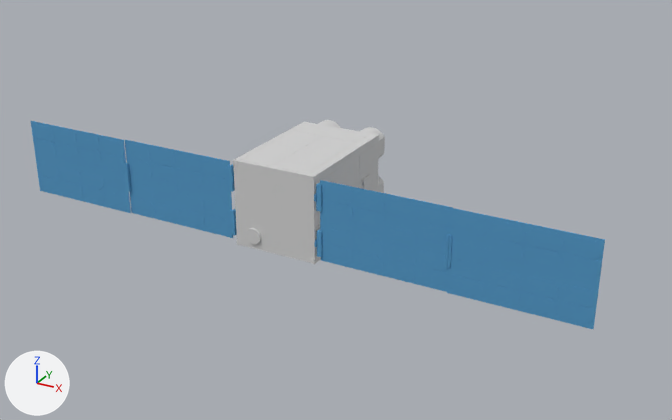
The glTF model public/models/12UV1.gltf as it was, and as the next commit left it.
Camera for both pictures: a 50 mm camera at (1.13, -2.081, 0.912) aimed at (0.061, -0.139, -0.059). The axes (+X, +Y, +Z) are drawn at lower left. The lights are the same throughout. The first picture is the older version. Where no turn or scale is listed for an object, it has been applied to the vertices.

Objects in the first picture: 'Part1', 'Part1.001', 'Part1.002'.
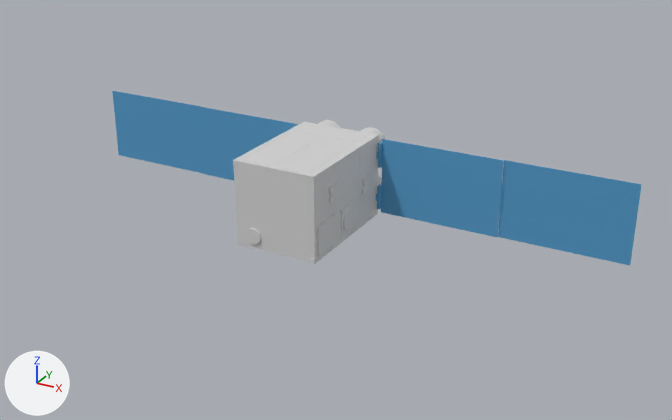
ob_occurrence_of_part1_001 is not drawn itself; it is the parent of ob_part1_001.
ob_occurrence_of_part1_002 is not drawn itself; it is the parent of ob_part1_002.

Scene script edits in JSON lines:
```json
{"op": "set", "path": "ob_occurrence_of_part1_001.location", "old": "(0.127, -0.335, 0.002)", "new": "(0.127, -0.00827, 0.002)"}
{"op": "set", "path": "ob_occurrence_of_part1_001.rotation_euler", "old": "(-1.571, 0.0, -1.571)", "new": "(1.571, 0.0, 1.571)", "note": "degrees (-90, 0, -90) -> degrees (90, 0, 90)"}
{"op": "set", "path": "ob_occurrence_of_part1_002.location", "old": "(-0.128, -0.334, 0.00227)", "new": "(-0.128, -0.00922, 0.00173)"}
{"op": "set", "path": "ob_occurrence_of_part1_002.rotation_euler", "old": "(1.571, 0.0, -1.571)", "new": "(-1.571, 0.0, 1.571)", "note": "degrees (90, 0, -90) -> degrees (-90, 0, 90)"}
```

What differs and where, as boxes (x1, y1, x2, y2) in the pictures (672 x 420 px):
```json
{"object": "Part1.001", "change": "moved, turned", "before": [314, 180, 605, 329], "after": [376, 139, 642, 265]}
{"object": "Part1.002", "change": "moved, turned", "before": [31, 121, 237, 238], "after": [112, 91, 298, 181]}
```
